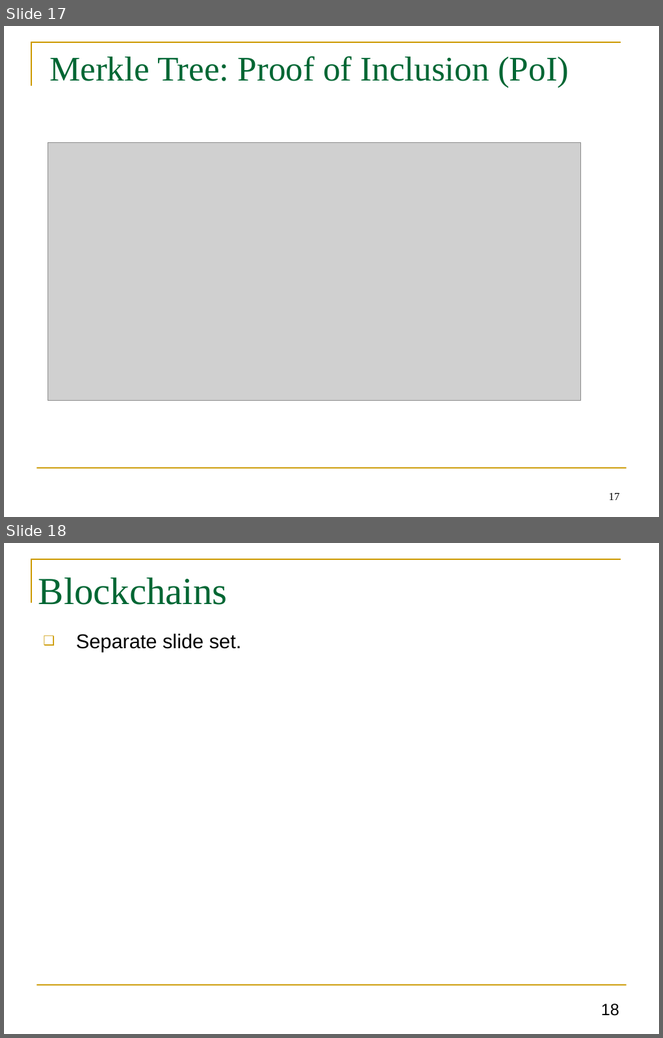
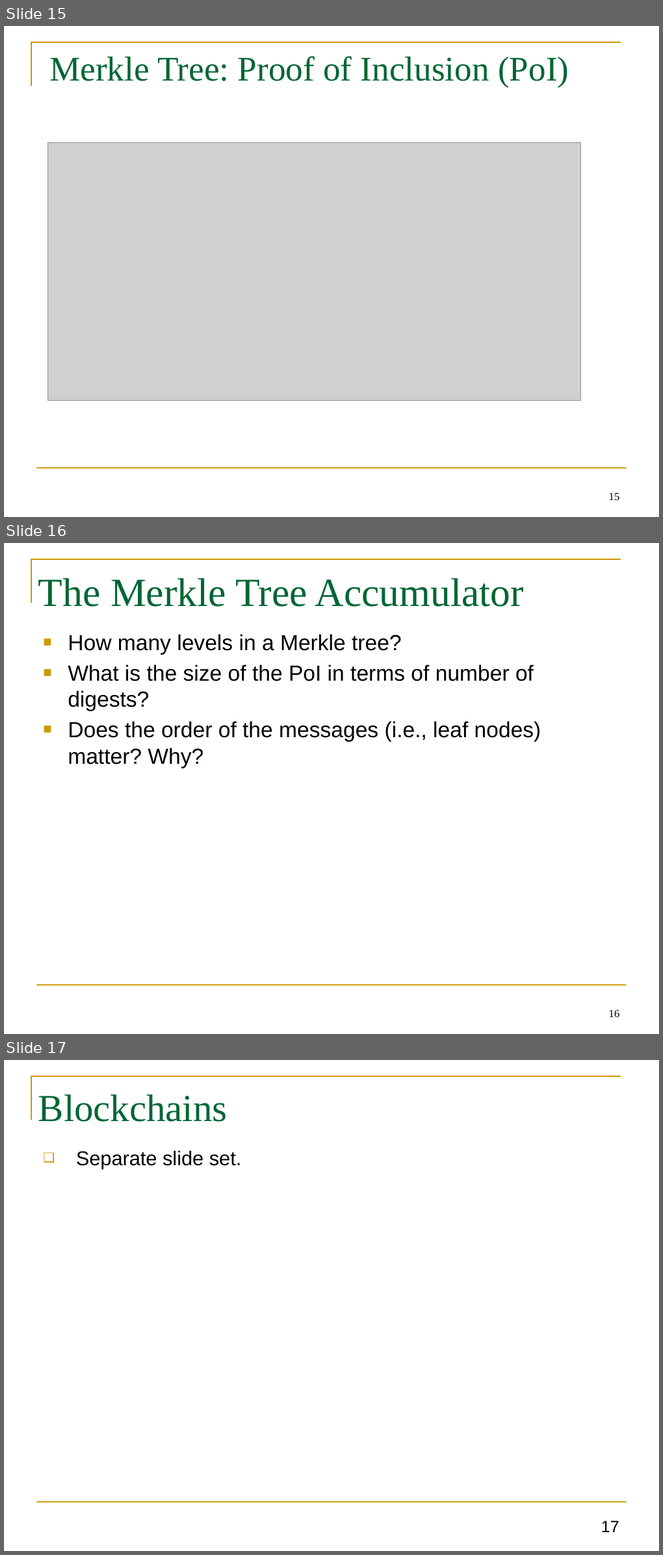
Before and after one commit to GhadaAlmashaqbeh/GhadaAlmashaqbeh.github.io, a slide deck: courses/cse3400-f2026/lecture7.pptx. Shown one above the other, each under a label of ours: slides 17 and 18 before the commit, slides 15, 16 and 17 after it. The pictures are 663x1038 and 663x1555 pixels, drawn with LibreOffice and Linux fonts; fonts in the diff are those of the drawing; grey boxes stand for pictures. Boxes give left, top, right and bottom in pixels: in the first picture for what was removed or moved away, otherwise in the second. Text is boxed around its words. In the diff, an @@ line names an element or a change of style, - is before the commit and + after.

```diff
--- a/courses/cse3400-f2026/lecture7.pptx
+++ b/courses/cse3400-f2026/lecture7.pptx
@@ slide 16 added at <box>4,543,659,1034</box>, background #FFFFFF; not listed: 2 template elements that a slide beside it also shows @@
@@ title added at <box>38,578,524,607</box>, 44 pt, text #006633 @@
+The Merkle Tree Accumulator
@@ text added at <box>68,634,542,769</box>, 24 pt, text #000000 @@
+■ How many levels in a Merkle tree?
+■ What is the size of the PoI in terms of number of digests?
+■ Does the order of the messages (i.e., leaf nodes) matter? Why?
@@ page number added at <box>609,1010,620,1017</box>, 12 pt, text #000000 @@
+16
@@ what was slide 17 is now slide 15 @@
@@ page number at <box>609,493,620,500</box>: text changed @@
-17
+15
@@ what was slide 18 is now slide 17 @@
@@ page number at <box>601,1521,620,1533</box>: text changed @@
-18
+17
```
Also in this commit, not shown: 4 slides changed, 1 other slide added, 3 slides removed, 11 other files.
